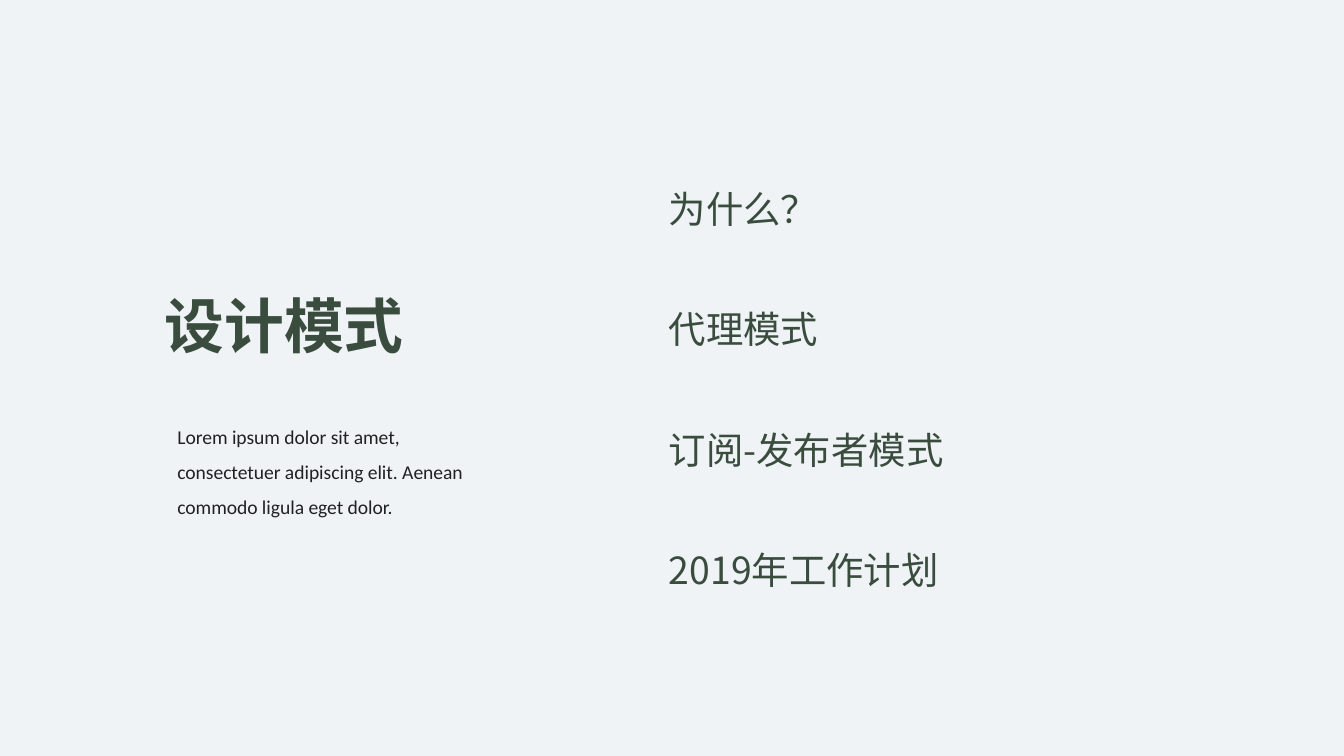
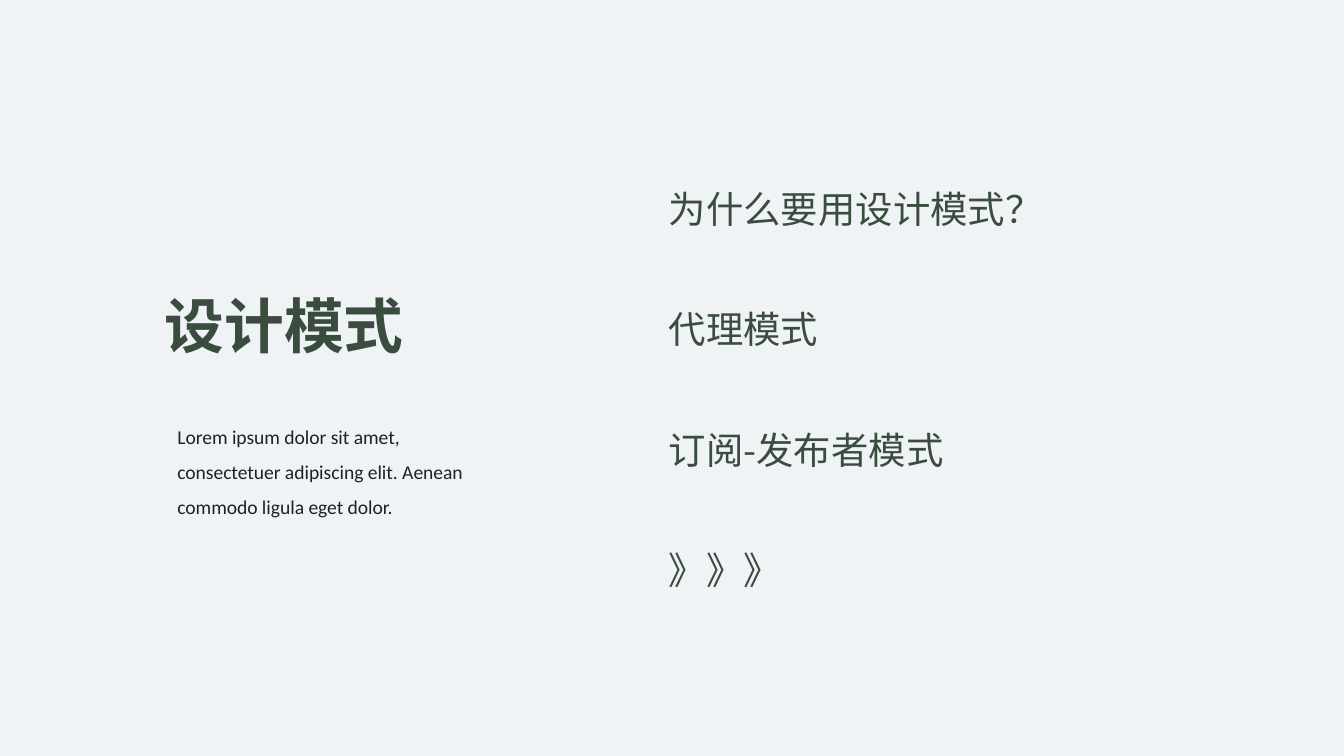
Before and after one commit to HTML-Worker/Design_Pattern_Sharing, a slide deck: slide 2 of doc/设计模式.pptx. Drawn at 1344x756 pixels with LibreOffice and Linux fonts; fonts in the diff are those of the drawing. Boxes give left, top, right and bottom in pixels: in the first picture for what was removed or moved away, otherwise in the second. Text is boxed around its words. In the diff, an @@ line names an element or a change of style, - is before the commit and + after.

Commit message:
完成设计模式分享ppt初稿

```diff
--- a/doc/设计模式.pptx
+++ b/doc/设计模式.pptx
@@ text at (669,191,1043,226): text changed @@
-为什么？
+为什么要用设计模式？
@@ text at (669,552,781,587): text changed @@
-2019年工作计划
+》》》
```
Also in this commit, not shown: 6 other slides changed, 16 slides added, 13 slides removed, 1 other file.
